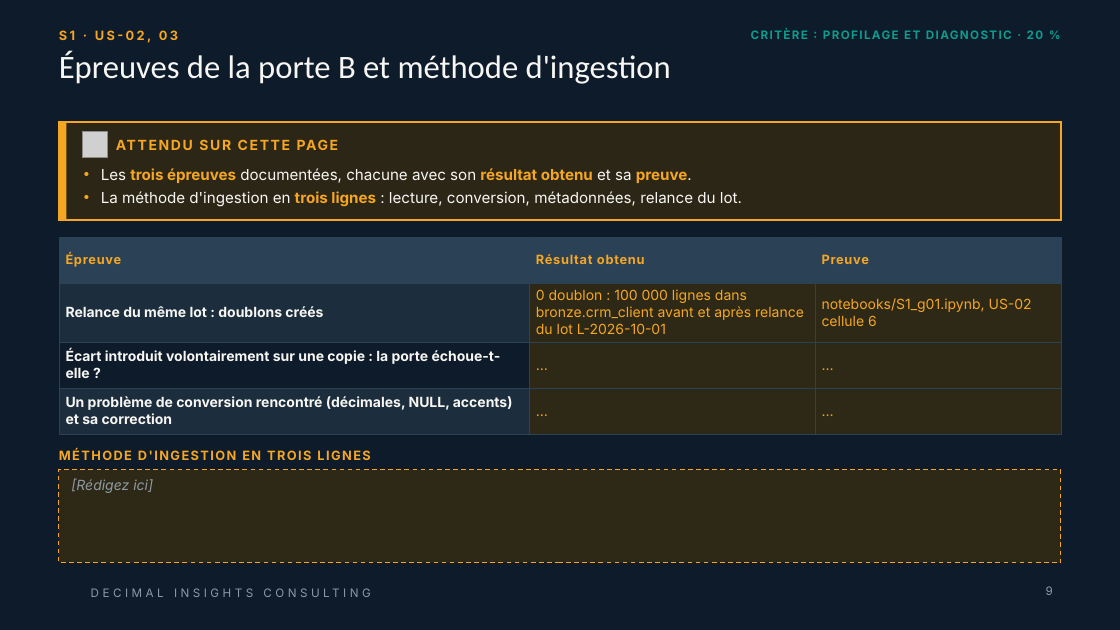
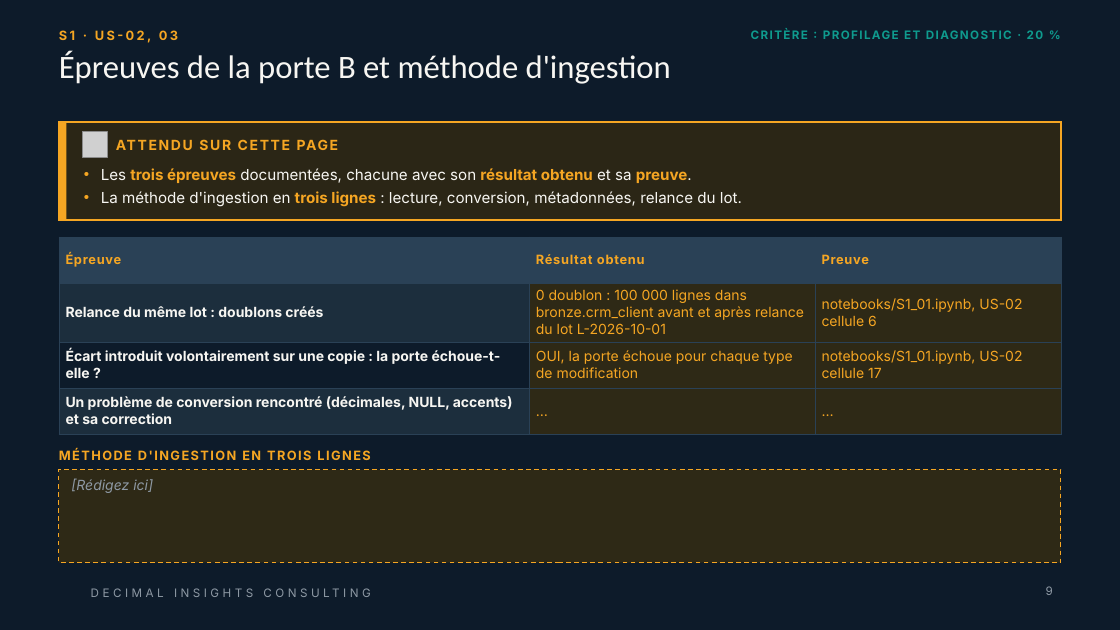
Before and after one commit to Samii05/td-qualite-g01, a slide deck: slide 9 of livrables/Livrable_Groupe_TD_AssurConnect.pptx. Drawn at 1120x630 pixels with LibreOffice and Linux fonts; fonts in the diff are those of the drawing; grey boxes stand for pictures; background and template pictures are left out. Boxes give left, top, right and bottom in pixels: in the first picture for what was removed or moved away, otherwise in the second. Text is boxed around its words. In the diff, an @@ line names an element or a change of style, - is before the commit and + after.

Commit message:
**US-03** · Porte B : réconciliation source → bronze (RQ-021) et métadonnées (RQ-022)

```diff
--- a/livrables/Livrable_Groupe_TD_AssurConnect.pptx
+++ b/livrables/Livrable_Groupe_TD_AssurConnect.pptx
@@ table at [59, 237, 1061, 434] @@
-row 2, column 3: notebooks/S1_g01.ipynb, US-02 cellule 6
+row 2, column 3: notebooks/S1_01.ipynb, US-02 cellule 6
-row 3, column 2: …
+row 3, column 2: OUI, la porte échoue pour chaque type de modification
-row 3, column 3: …
+row 3, column 3: notebooks/S1_01.ipynb, US-02 cellule 17
```
Also in this commit, not shown: 1 other file.
